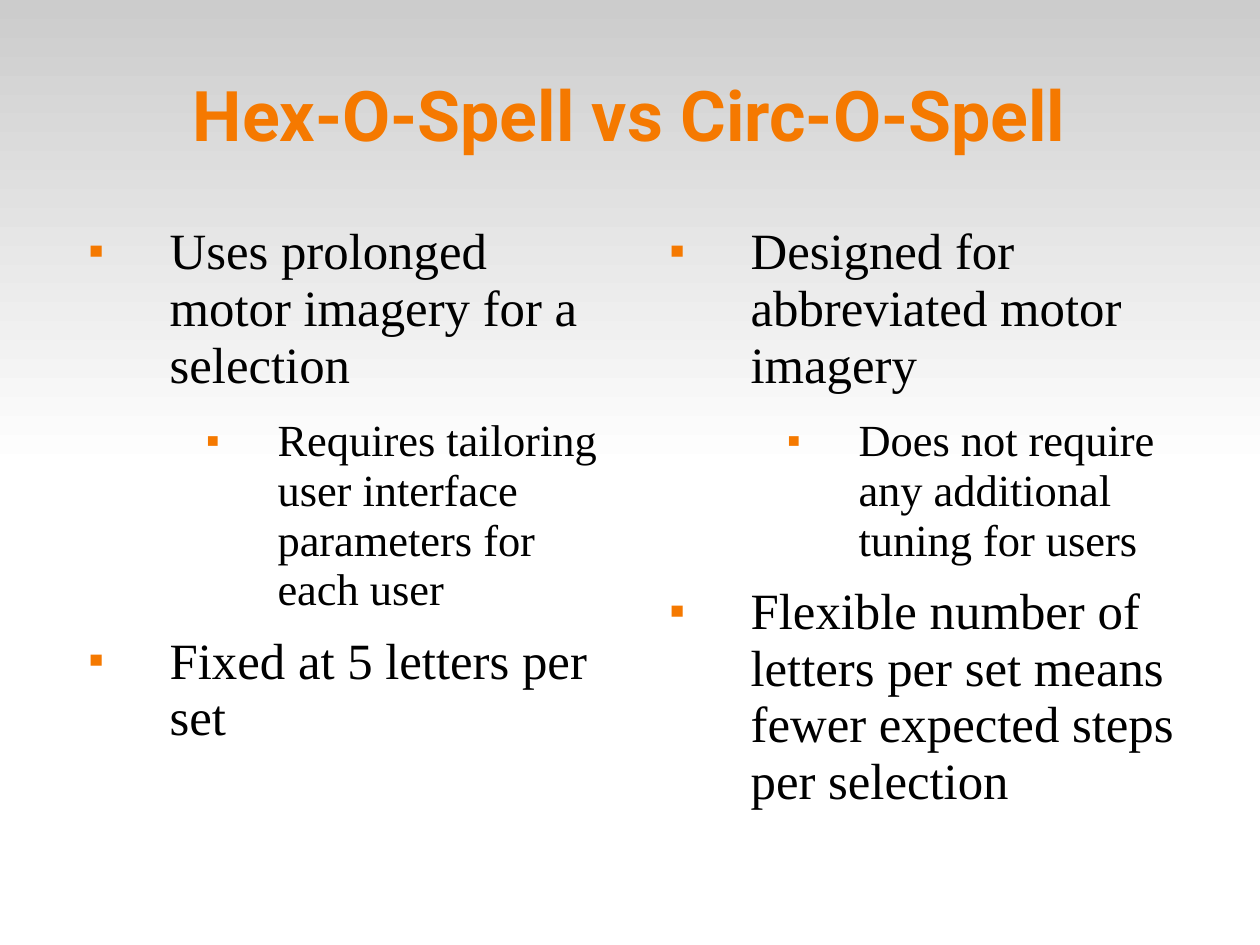
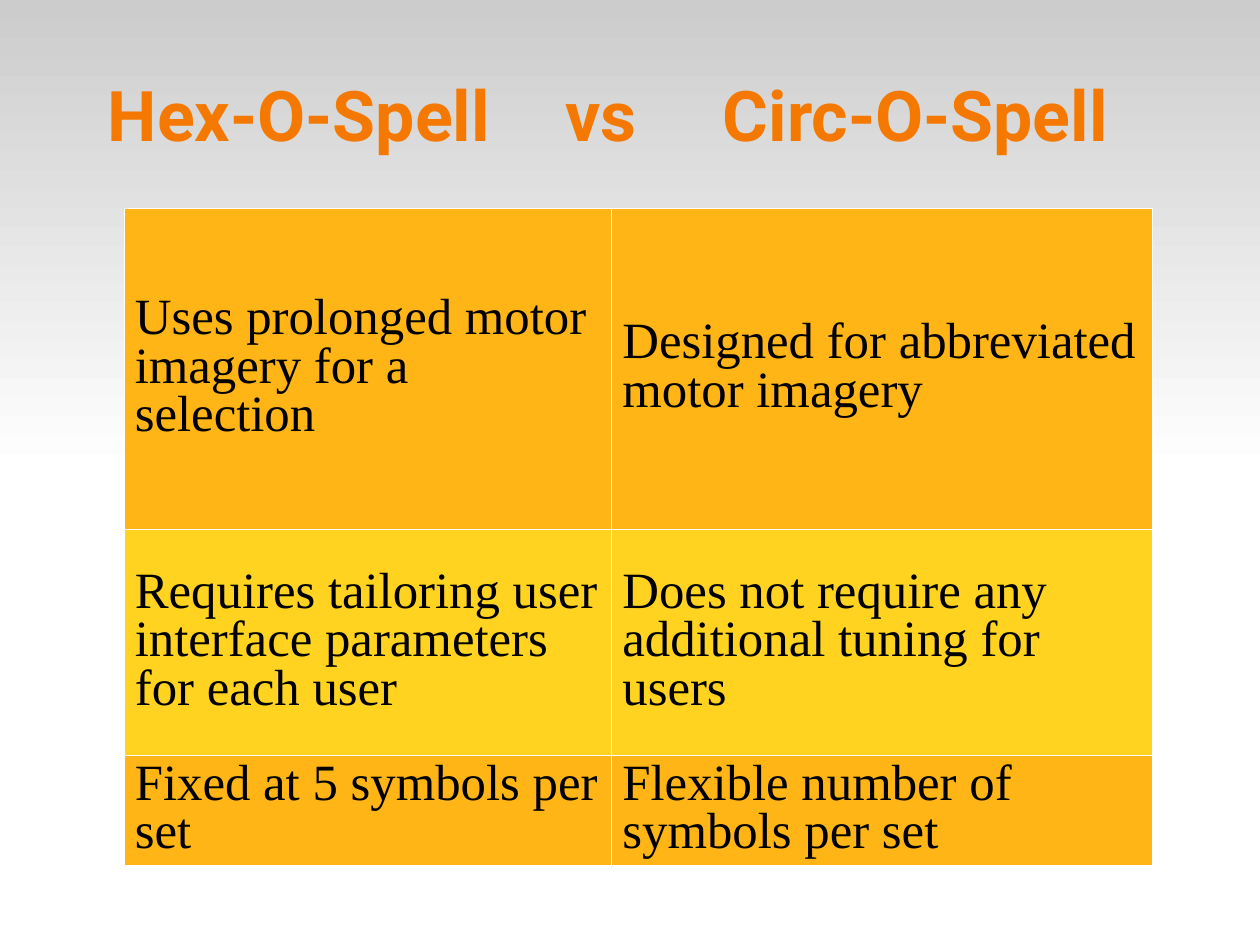
Before and after one commit to abdullah38rcc/BCI-Virtual-Keyboard, a slide deck: slide 6 of master's/docs/virtKey.ppt. Drawn at 1260x945 pixels with LibreOffice and Linux fonts; fonts in the diff are those of the drawing. Boxes give left, top, right and bottom in pixels: in the first picture for what was removed or moved away, otherwise in the second. Text is boxed around its words. In the diff, an @@ line names an element or a change of style, - is before the commit and + after.

```diff
--- a/master's/docs/virtKey.ppt
+++ b/master's/docs/virtKey.ppt
@@ title at (108,88,490,155): text changed @@
-Hex-O-Spell vs Circ-O-Spell
+Hex-O-Spell
@@ text added at (723,88,1108,155), 44 pt, text #F57900, bold @@
+Circ-O-Spell
@@ text added at (565,103,636,142), 44 pt, text #F57900, bold @@
+vs
@@ table added at (123,208,1153,866), 3 rows, 2 columns @@
+Uses prolonged motor imagery for a selection | Designed for abbreviated motor imagery
+Requires tailoring user interface parameters for each user | Does not require any additional tuning for users
+Fixed at 5 symbols per set | Flexible number of symbols per set
@@ text removed at (170,233,596,736) @@
-■ Uses prolonged motor imagery for a selection
-  ■ Requires tailoring user interface parameters for each user
-■ Fixed at 5 letters per set
@@ text removed at (751,233,1174,809) @@
-■ Designed for abbreviated motor imagery
-  ■ Does not require any additional tuning for users
-■ Flexible number of letters per set means fewer expected steps per selection
```
Also in this commit, not shown: 3 other slides changed, 1 other file.
